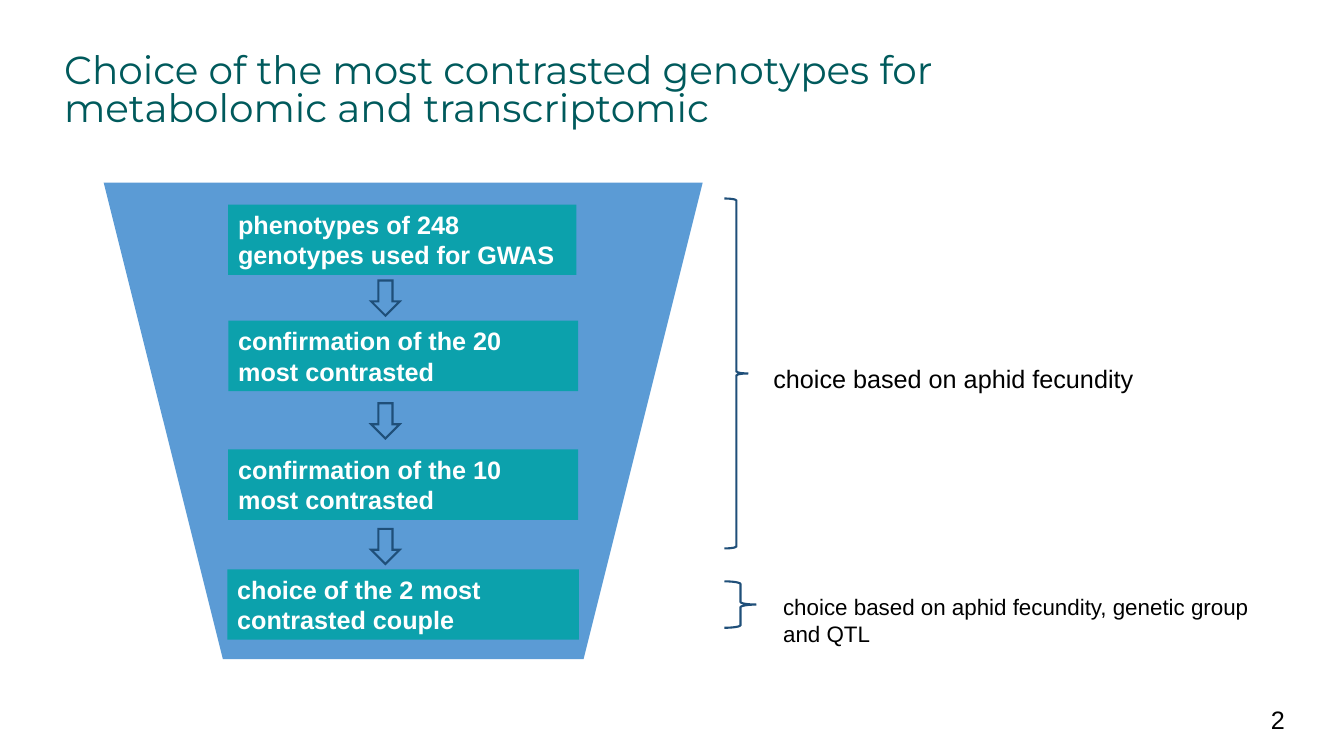
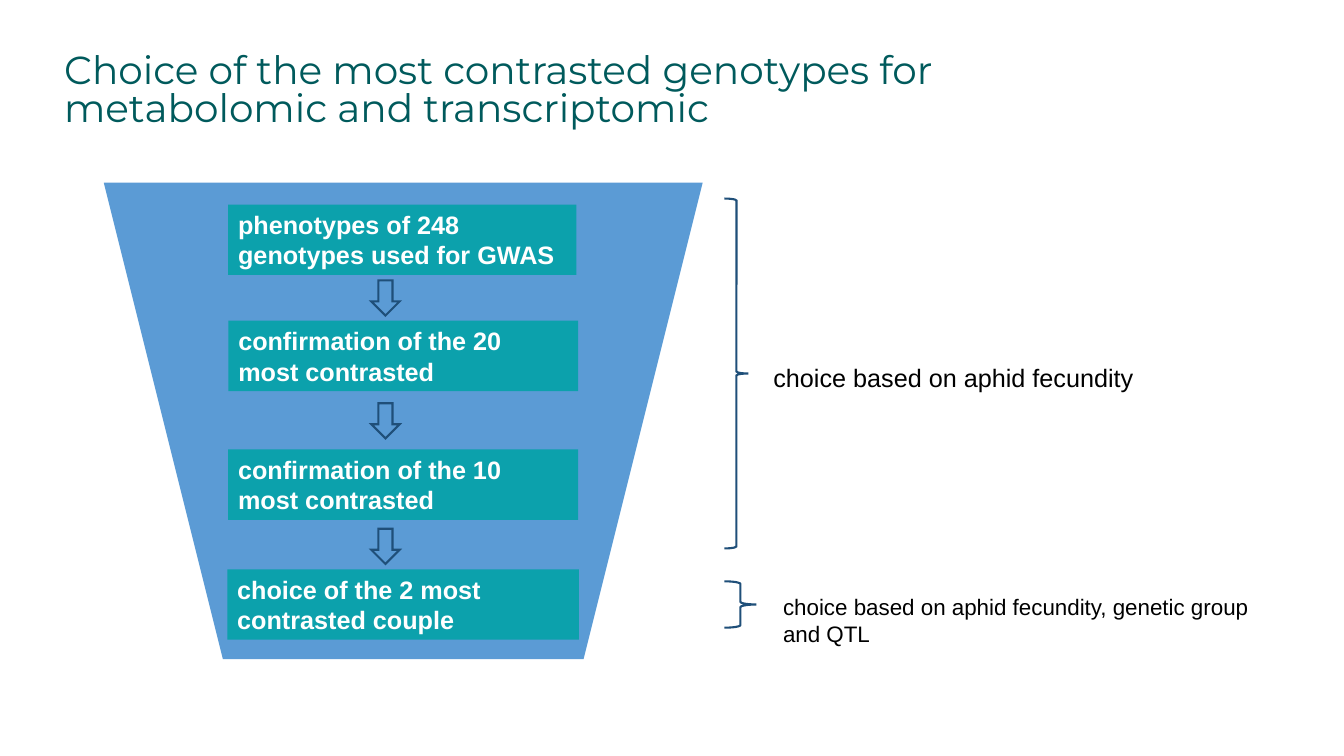
Before and after one commit to igepp-egi/faba_specifics, a slide deck: slide 21 of M01-metabolomic-analysis/untargeted_metabolomic/presentation metabo.pptx (slide 13 before the commit). Drawn at 1344x756 pixels with LibreOffice and Linux fonts; fonts in the diff are those of the drawing. Boxes give left, top, right and bottom in pixels: in the first picture for what was removed or moved away, otherwise in the second. Text is boxed around its words. In the diff, an @@ line names an element or a change of style, - is before the commit and + after.

```diff
--- a/M01-metabolomic-analysis/untargeted_metabolomic/presentation metabo.pptx
+++ b/M01-metabolomic-analysis/untargeted_metabolomic/presentation metabo.pptx
@@ text removed at (1271,711,1285,729) @@
-2
```
Also in this commit, not shown: 21 other slides changed, 19 slides added, 7 slides removed, 1 other file.
